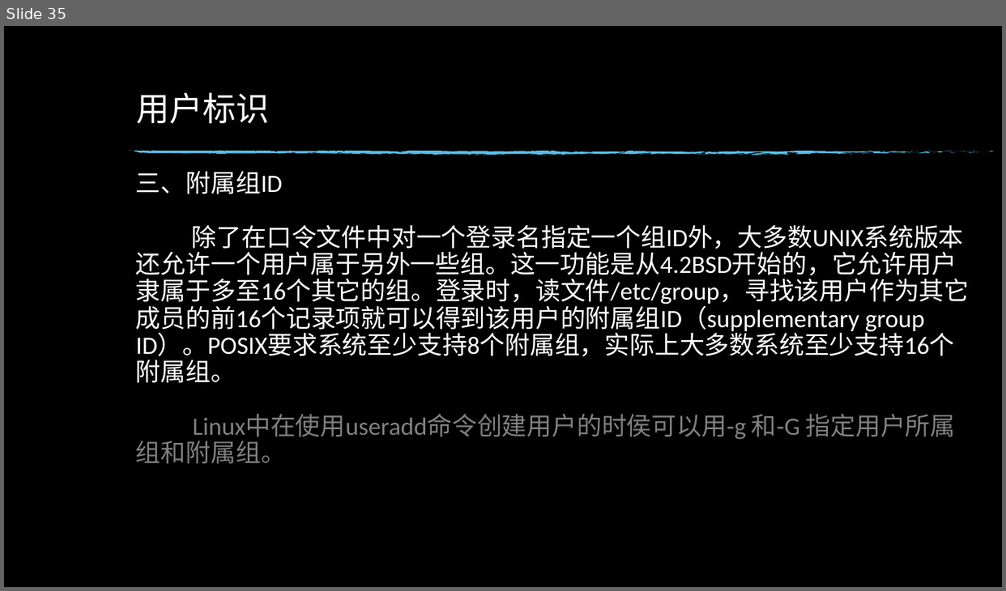
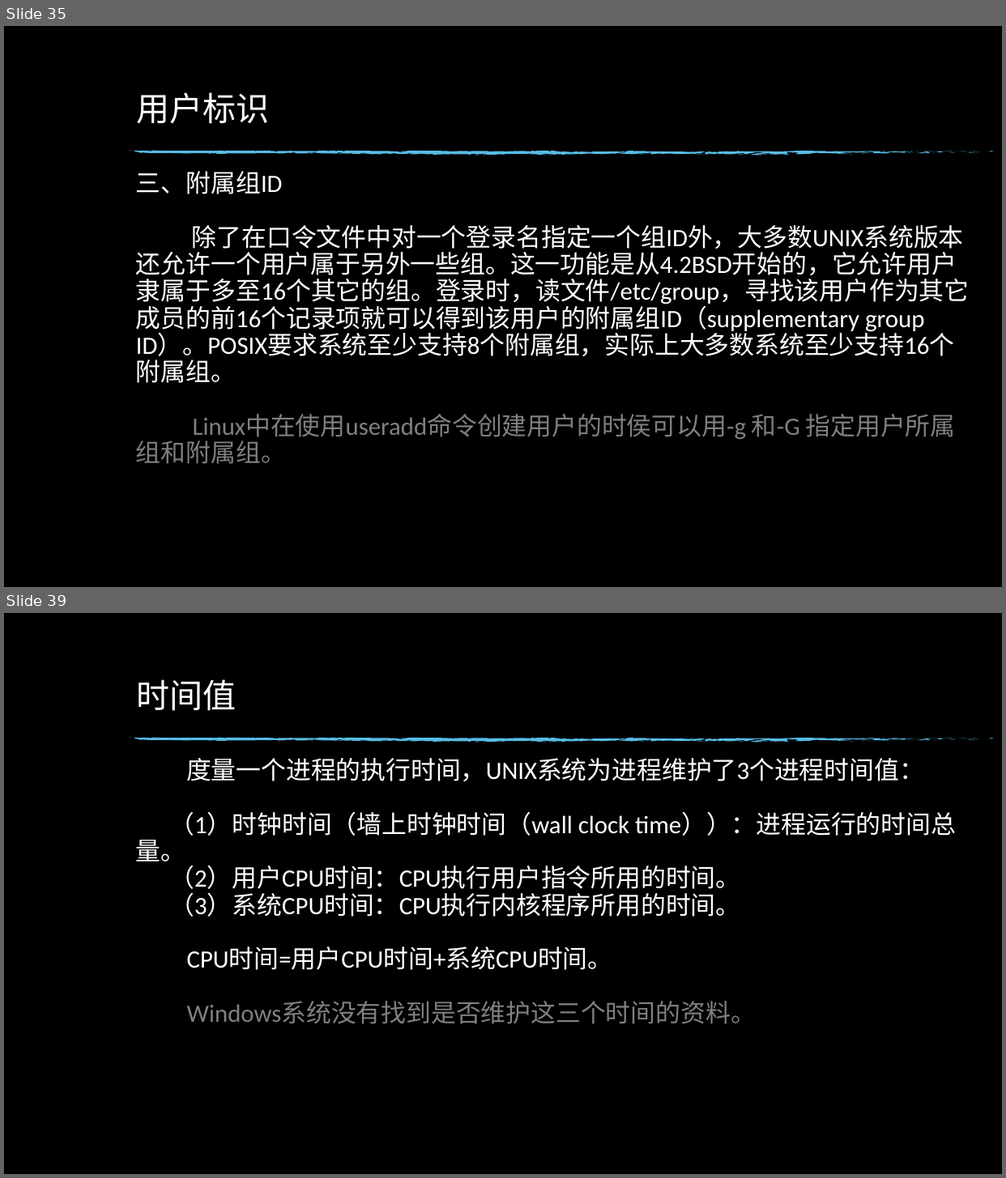
Before and after one commit to hym-dn/APUE, a slide deck: Doc/UNIX开发01.pptx. Shown one above the other, each under a label of ours: slide 35 before the commit, slides 35 and 39 after it; the slides between them are not shown. The pictures are 1006x591 and 1006x1178 pixels, drawn with LibreOffice and Linux fonts; fonts in the diff are those of the drawing; background and template pictures are left out. Boxes give left, top, right and bottom in pixels: in the first picture for what was removed or moved away, otherwise in the second. Text is boxed around its words. In the diff, an @@ line names an element or a change of style, - is before the commit and + after.

```diff
--- a/Doc/UNIX开发01.pptx
+++ b/Doc/UNIX开发01.pptx
@@ slide 39 added at <box>4,613,1002,1174</box>, background picture (left out); not listed: 74 template elements that a slide beside it also shows @@
@@ title added at <box>136,679,236,711</box>, 32 pt, text #FFFFFF @@
+时间值
@@ text added at <box>136,758,956,1024</box>, 24 pt, text #FFFFFF @@
+度量一个进程的执行时间，UNIX系统为进程维护了3个进程时间值：
+（1）时钟时间（墙上时钟时间（wall clock time））：进程运行的时间总量。
+（2）用户CPU时间：CPU执行用户指令所用的时间。
+（3）系统CPU时间：CPU执行内核程序所用的时间。
+CPU时间=用户CPU时间+系统CPU时间。
+Windows系统没有找到是否维护这三个时间的资料。
```
Also in this commit, not shown: 9 other slides added.
